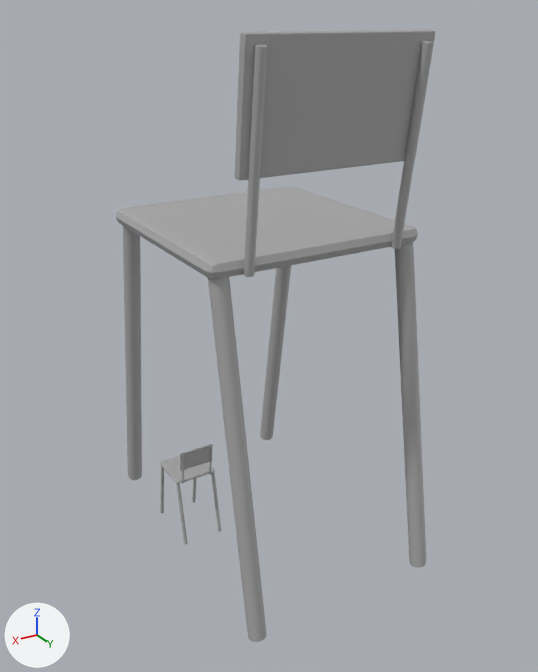
What one commit did to the FBX model Content/Assets/SM_chaise.fbx.
Before and after are seen from a 50 mm lens placed at (2.12, 3.56, 2.84), pointed at (0.12, 0.24, 1.17). Every picture has the same lights, and +X, +Y and +Z are marked at lower left. The picture after the commit comes second. Where no turn or scale is listed for an object, it has been applied to the vertices.

The older version as bpy lines, for what is in view:
```python
ob_pcube1 = bpy.data.objects.new('pCube1', me_mesh_007)
ob_pcube1.location = (0.605, 0.242, 0.534)
ob_pied2 = bpy.data.objects.new('Pied2', me_mesh_001)
ob_pied2.parent = ob_group2
ob_pied2.location = (-1.983, 20.0, -24.9)
ob_pied2.rotation_euler = (0.175, 0.0, 0.0)  # degrees (10, 0, 0)
ob_pied3 = bpy.data.objects.new('Pied3', me_mesh_003)
ob_pied3.parent = ob_group2
ob_pied3.location = (20.25, 20.0, -24.9)
ob_pied3.rotation_euler = (0.175, 0.0, 0.0)  # degrees (10, 0, 0)
ob_sm_chaise = bpy.data.objects.new('SM_chaise', me_mesh_008)
ob_sm_chaise.location = (0.093, 0.109, 1.304)
ob_sm_chaise.rotation_euler = (1.571, 0.0, 0.0)  # degrees (90, 0, 0)
ob_sm_chaise.scale = (0.0496, 0.0496, 0.0496)
ob_support = bpy.data.objects.new('Support', me_mesh_002)
ob_support.location = (0.606, 0.106, 0.392)
```
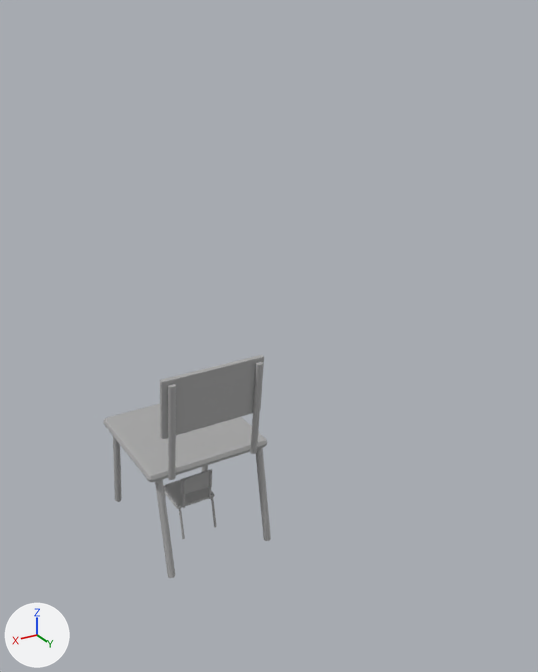
What the commit changed:
me_mesh_008 is used by ob_sm_chaise; location (0.093, 0.109, 1.304); rotation (1.571, 0.0, 0.0), in degrees (90, 0, 0); scale (0.0496, 0.0496, 0.0496).
me_mesh_008 had 844 vertices, 948 faces and spanned x -12.5..12.5, y -29.8..29.7, z -18.4..18.4.
me_mesh_008 now has 844 vertices, 948 faces and spans x -12.5..12.5, y -20.7..20.7, z -15.3..15.3.
me_mesh_008 part 1: the loose piece of 122 vertices spanning x -12.0..-10.0, y -29.8..10.0, z 10.1..18.4 is multiplied about its middle by the matrix ((0.705, 0.0, 0.0), (0.0, 0.543, 0.041), (0.0, 0.041, 0.793)), then moved by (0.0, -0.1, -1.5).
me_mesh_008 part 2: the loose piece of 56 vertices spanning x -12.5..12.5, y 8.6..10.6, z -12.2..12.8 is moved by (0.0, -9.0, 0.0).
me_mesh_008 part 3: the loose piece of 122 vertices spanning x -9.4..-8.4, y 8.8..28.8, z -15.3..-11.9 is scaled about its middle by (1.36, 1, 1), then moved by (0.0, -9.1, 0.0).
me_mesh_008 part 4: the loose piece of 56 vertices spanning x -10.1..9.9, y 17.8..29.7, z -14.5..-12.1 is moved by (0.0, -9.1, 0.0).
me_mesh_008 part 5: the loose piece of 122 vertices spanning x 8.1..9.1, y 8.8..28.8, z -15.3..-11.8 is scaled about its middle by (1.36, 1, 1), then moved by (-0.4, -9.1, 0.0).
me_mesh_008 part 6: the loose piece of 122 vertices spanning x 9.8..11.8, y -29.5..10.2, z 10.1..18.4 is multiplied about its middle by the matrix ((0.705, 0.0, 0.0), (0.0, 0.543, 0.041), (0.0, 0.041, 0.793)), then moved by (-0.8, -0.3, -1.5).
me_mesh_008 part 7: the loose piece of 122 vertices spanning x 9.9..11.9, y -29.5..10.2, z -18.4..-9.6 is multiplied about its middle by the matrix ((0.705, 0.0, 0.0), (0.0, 0.543, -0.034), (0.0, -0.053, 0.792)), then moved by (-0.9, -0.3, 1.8).
me_mesh_008 part 8: the loose piece of 122 vertices spanning x -12.3..-10.3, y -29.5..10.2, z -18.4..-9.6 is multiplied about its middle by the matrix ((0.705, 0.0, 0.0), (0.0, 0.543, -0.034), (0.0, -0.053, 0.792)), then moved by (0.3, -0.3, 1.8).
Object 'Pied3' (ob_pied3) moves from (20.25, 20.0, -24.9) to (-1.681, 10.77, -21.59).
Object 'Pied3' (ob_pied3) is rescaled from (1.0, 1.0, 1.0) to (0.705, 0.536, 0.799).
Object 'SM_chaise' (ob_sm_chaise) moves from (0.093, 0.109, 1.304) to (0.609, 0.094, 0.605).
Object 'SM_chaise' (ob_sm_chaise) is rescaled from (0.0496, 0.0496, 0.0496) to (0.0291, 0.0291, 0.0291).
Object 'Pied2' (ob_pied2) moves from (-1.983, 20.0, -24.9) to (19.39, 10.77, -21.59).
Object 'Pied2' (ob_pied2) is rescaled from (1.0, 1.0, 1.0) to (0.705, 0.536, 0.799).
Object 'Support' (ob_support) moves from (0.606, 0.106, 0.392) to (0.606, 0.091, 0.213).
Object 'pCube1' (ob_pcube1) moves from (0.605, 0.242, 0.534) to (0.605, 0.227, 0.354).

What differs and where, as boxes (x1, y1, x2, y2) in the pictures (538 x 672 px; the box of a moved part takes in the faces that stretch with it):
'SM_chaise', reshaped, moved, rescaled (47% narrower, 64% shorter): before (116, 29, 435, 642); after (103, 355, 271, 578)
'Support', moved: before (160, 456, 215, 484); after (164, 480, 215, 509)
'pCube1', moved: before (180, 444, 213, 471); after (180, 469, 212, 496)
'Pied3', moved, rescaled (46% narrower, 50% shorter): before (176, 483, 188, 544); after (211, 497, 217, 527)
'Pied2', moved, rescaled (36% narrower, 48% shorter): before (211, 472, 221, 532); after (179, 508, 185, 539)
part 1 of me_mesh_008, moved or reshaped: before (260, 266, 291, 440); after (202, 465, 208, 472)
part 2 of me_mesh_008, moved or reshaped: before (116, 186, 418, 279); after (103, 404, 267, 482)
part 3 of me_mesh_008, moved or reshaped: before (391, 41, 433, 249); after (250, 362, 263, 454)
part 4 of me_mesh_008, moved or reshaped: before (234, 29, 435, 181); after (160, 355, 264, 439)
part 5 of me_mesh_008, moved or reshaped: before (244, 45, 268, 277); after (168, 384, 176, 480)
part 6 of me_mesh_008, moved or reshaped: before (123, 226, 142, 480); after (113, 437, 122, 502)
part 7 of me_mesh_008, moved or reshaped: before (208, 277, 267, 642); after (155, 479, 175, 578)
part 8 of me_mesh_008, moved or reshaped: before (395, 242, 426, 567); after (256, 448, 271, 541)
